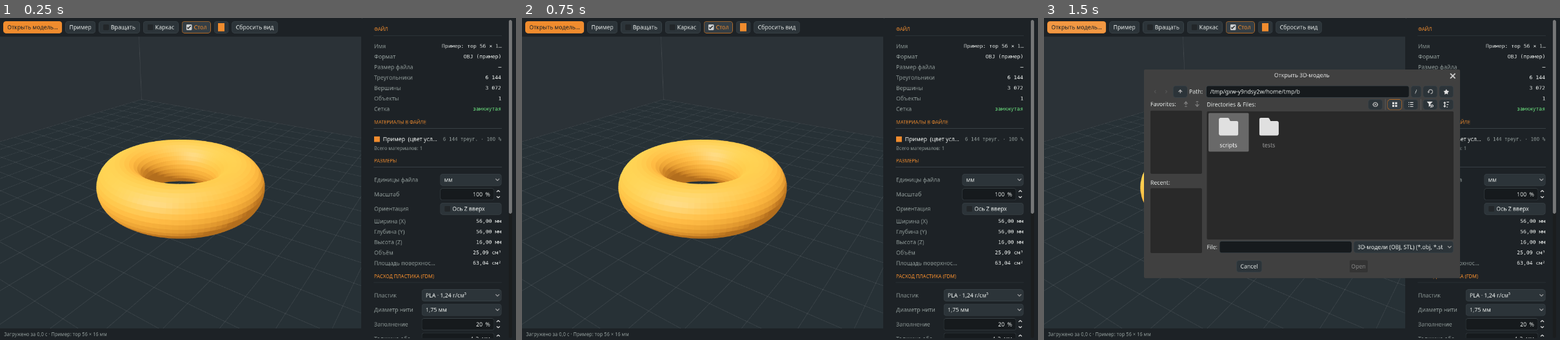
Above: before the commit, frames 1-3 (left to right).
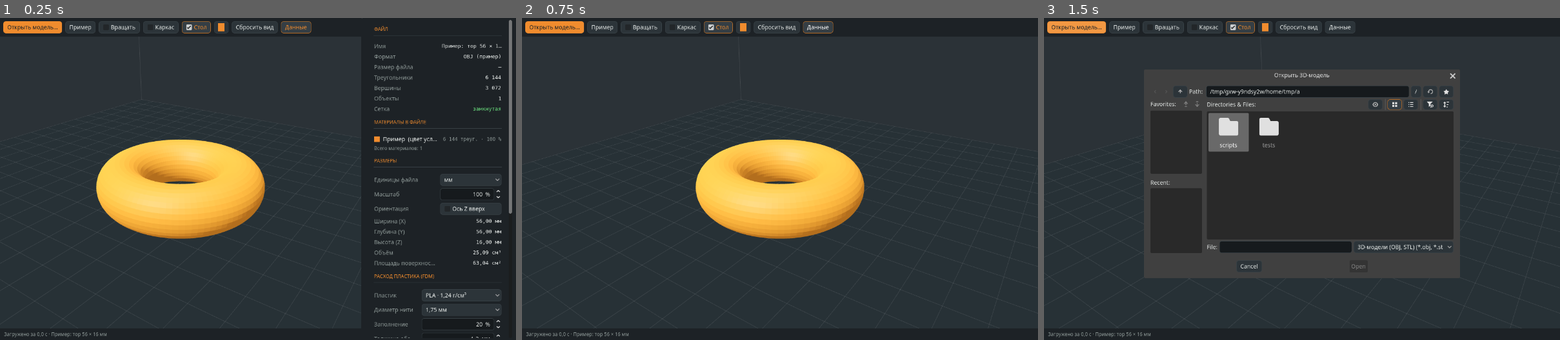
Above: after the commit, the same moments.

Repository: YuriyMakogonov/Model_Viewer
Game: Godot game, scene res://main.tscn
Same seed, same stepped clock (60 frames per second), same inputs: the game is played once before the commit and once after it.
Inputs (mouse positions are in pixels of both pictures, inside the frame that each line leads up to):
- Up to frame 1 (0.25 s): no input
- Up to frame 2 (0.75 s): click (816, 27) at 0.5 s, where only the run after the commit has a clickable "Данные"
- Up to frame 3 (1.5 s): click "Открыть модель…" at 1.25 s

The runs differ from the first frame. In frame 1, 0.2% of the frame differs, in the area x 54-61%, y 1-5%; in frame 2, 15%, in the area x 0-100%, y 0-100%; in frame 3, 2.5%.

Commit message:
Выезжающая панель данных на узком экране
- Телефон: 3D на весь экран, панель выезжает справа по кнопке «Данные»,
  закрывается кнопкой «Закрыть» или тапом по затемнению.
- Ноутбук: панель справа, кнопка «Данные» скрывает её.
- Камера учитывает вертикальный экран при кадрировании модели.
- Выбор файла без фильтра расширений и на iOS.
- Параметры запуска для проверки: --window WxH, --open-panel.

Diff:
--- a/scripts/main.gd
+++ b/scripts/main.gd
@@ -66,6 +66,13 @@
 var b_open: Button
 var b_reset: Button
 var compact := false
+var b_panel: Button
+var drawer_header: HBoxContainer
+var drawer_layer: Control
+var drawer_backdrop: ColorRect
+var panel_open := true       # на ноутбуке — панель показана; на телефоне — шторка выдвинута
+var _layout_done := false
+var _drawer_tween: Tween
 var panel_margin: MarginContainer
 const COMPACT_WIDTH := 760.0
 
@@ -89,6 +96,17 @@
 		load_path(to_open)
 	else:
 		_start_load(func(): return MeshLoader.make_sample_torus(), {"name": "Пример: тор 56 × 16 мм", "size": 0})
+
+	# Параметры для проверки: --window 390x844 (размер окна в точках), --open-panel.
+	var wi := args.find("--window")
+	if wi >= 0 and wi + 1 < args.size():
+		var wh := args[wi + 1].split("x")
+		var k := get_window().content_scale_factor
+		get_window().size = Vector2i(int(wh[0].to_float() * k), int(wh[1].to_float() * k))
+	if "--open-panel" in args:
+		await get_tree().process_frame
+		await get_tree().process_frame
+		b_panel.button_pressed = true
 
 	var shot := args.find("--screenshot")
 	if shot >= 0 and shot + 1 < args.size():
@@ -233,6 +251,14 @@
 	b_reset.text = "Сбросить вид"
 	b_reset.pressed.connect(func(): camera.reset_view())
 	bar.add_child(b_reset)
+
+	b_panel = Button.new()
+	b_panel.text = "Данные"
+	b_panel.toggle_mode = true
+	b_panel.button_pressed = true
+	b_panel.tooltip_text = "Показать или скрыть панель с размерами и расчётом"
+	b_panel.toggled.connect(_on_panel_toggled)
+	bar.add_child(b_panel)
 
 	var view_wrap := SubViewportContainer.new()
 	view_wrap.stretch = true
@@ -293,6 +319,19 @@
 	var col := VBoxContainer.new()
 	col.add_theme_constant_override("separation", 14)
 	pm.add_child(col)
+
+	# Шапка выезжающей панели (только на узком экране): шторка закрывает панель инструментов.
+	drawer_header = HBoxContainer.new()
+	col.add_child(drawer_header)
+	var dh_title := Label.new()
+	dh_title.text = "Данные модели"
+	dh_title.add_theme_font_size_override("font_size", 16)
+	dh_title.size_flags_horizontal = Control.SIZE_EXPAND_FILL
+	drawer_header.add_child(dh_title)
+	var dh_close := Button.new()
+	dh_close.text = "Закрыть"
+	dh_close.pressed.connect(func(): b_panel.button_pressed = false)
+	drawer_header.add_child(dh_close)
 
 	# Файл
 	var g := _section(col, "Файл")
@@ -396,6 +435,19 @@
 	file_dialog.file_selected.connect(load_path)
 	add_child(file_dialog)
 
+	# Слой для выезжающей панели на узком экране: затемнение + панель справа.
+	drawer_layer = Control.new()
+	drawer_layer.set_anchors_and_offsets_preset(Control.PRESET_FULL_RECT)
+	drawer_layer.mouse_filter = Control.MOUSE_FILTER_IGNORE
+	drawer_layer.visible = false
+	add_child(drawer_layer)
+	drawer_backdrop = ColorRect.new()
+	drawer_backdrop.color = Color(0, 0, 0, 0.45)
+	drawer_backdrop.set_anchors_and_offsets_preset(Control.PRESET_FULL_RECT)
+	drawer_backdrop.mouse_filter = Control.MOUSE_FILTER_STOP
+	drawer_backdrop.gui_input.connect(_on_backdrop_input)
+	drawer_layer.add_child(drawer_backdrop)
+
 
 func _header(parent: Control, text: String) -> void:
 	var box := VBoxContainer.new()
@@ -449,7 +501,7 @@
 	k.text_overrun_behavior = TextServer.OVERRUN_TRIM_ELLIPSIS
 	k.tooltip_text = title
 	g.add_child(k)
-	control.custom_minimum_size.x = maxf(control.custom_minimum_size.x, 140)
+	control.custom_minimum_size.x = maxf(control.custom_minimum_size.x, 120)
 	if control is OptionButton:
 		(control as OptionButton).clip_text = true
 	control.size_flags_horizontal = Control.SIZE_EXPAND_FILL
@@ -486,22 +538,79 @@
 	return s
 
 
-## Широкое окно: 3D слева, панель справа. Узкое (телефон, окно браузера): 3D сверху, панель снизу.
+## Широкое окно: панель данных стоит справа от 3D, кнопка «Данные» её скрывает.
+## Узкое окно (телефон): 3D на весь экран, панель выезжает справа поверх модели.
 func _update_layout() -> void:
 	var c := size.x < COMPACT_WIDTH
-	if c == compact and root_box.vertical == c:
+	if c == compact and _layout_done:
+		if compact:
+			_apply_panel(false)  # поворот экрана: пересчитать ширину шторки
 		return
+	_layout_done = true
 	compact = c
-	root_box.vertical = c
-	panel_sep.visible = not c
-	panel_node.custom_minimum_size.x = 0.0 if c else 380.0
-	panel_node.size_flags_horizontal = Control.SIZE_FILL
+	panel_node.get_parent().remove_child(panel_node)
+	if c:
+		drawer_layer.add_child(panel_node)
+		panel_open = false
+	else:
+		root_box.add_child(panel_node)
+		panel_open = true
+	b_panel.set_pressed_no_signal(panel_open)
+	drawer_header.visible = c
 	for side in ["left", "right"]:
-		panel_margin.add_theme_constant_override("margin_" + side, 12 if c else 18)
+		panel_margin.add_theme_constant_override("margin_" + side, 14 if c else 18)
 	b_open.text = "Открыть…" if c else "Открыть модель…"
 	b_reset.text = "Вид" if c else "Сбросить вид"
 	if model.is_empty() or status.text.begins_with("Левая") or status.text.begins_with("Один"):
 		status.text = _controls_help()
+	_apply_panel(false)
+
+
+func _on_panel_toggled(on: bool) -> void:
+	panel_open = on
+	_apply_panel(true)
+
+
+func _on_backdrop_input(event: InputEvent) -> void:
+	var tap: bool = (event is InputEventMouseButton and event.pressed) or (event is InputEventScreenTouch and event.pressed)
+	if tap and panel_open:
+		b_panel.button_pressed = false  # вызовет _on_panel_toggled
+		accept_event()
+
+
+func _apply_panel(animate: bool) -> void:
+	if _drawer_tween:
+		_drawer_tween.kill()
+	if not compact:
+		drawer_layer.visible = false
+		panel_node.custom_minimum_size = Vector2(380, 0)
+		panel_node.visible = panel_open
+		panel_sep.visible = panel_open
+		return
+
+	panel_sep.visible = false
+	var w := minf(size.x * 0.9, 400.0)
+	panel_node.custom_minimum_size = Vector2.ZERO
+	panel_node.size = Vector2(w, size.y)
+	var x_open := size.x - w
+	var x_closed := size.x
+	if panel_open:
+		drawer_layer.visible = true
+		panel_node.visible = true
+	if not animate:
+		panel_node.position = Vector2(x_open if panel_open else x_closed, 0)
+		drawer_backdrop.modulate.a = 1.0 if panel_open else 0.0
+		drawer_layer.visible = panel_open
+		return
+	_drawer_tween = create_tween().set_parallel(true).set_trans(Tween.TRANS_CUBIC).set_ease(Tween.EASE_OUT)
+	_drawer_tween.tween_property(panel_node, "position", Vector2(x_open if panel_open else x_closed, 0), 0.25)
+	_drawer_tween.tween_property(drawer_backdrop, "modulate:a", 1.0 if panel_open else 0.0, 0.25)
+	if not panel_open:
+		_drawer_tween.chain().tween_callback(_on_drawer_closed)
+
+
+func _on_drawer_closed() -> void:
+	drawer_layer.visible = false
 
 
 func _controls_help() -> String:
@@ -620,9 +729,11 @@
 		(function () {
 			var input = document.createElement('input');
 			input.type = 'file';
-			// На Android фильтр по расширению часто скрывает OBJ/STL (у них нет MIME-типа),
+			// На Android и iOS фильтр по расширению часто скрывает OBJ/STL (у них нет MIME-типа),
 			// поэтому там показываем все файлы, а формат проверяем после выбора.
-			if (!/Android/i.test(navigator.userAgent)) input.accept = '.obj,.stl,.OBJ,.STL';
+			var ua = navigator.userAgent;
+			var mobile = /Android|iPhone|iPad|iPod/i.test(ua) || (navigator.maxTouchPoints > 1 && /Macintosh/.test(ua));
+			if (!mobile) input.accept = '.obj,.stl,.OBJ,.STL';
 			input.onchange = function () {
 				var f = input.files && input.files[0];
 				if (!f) return;
--- a/scripts/orbit_camera.gd
+++ b/scripts/orbit_camera.gd
@@ -40,7 +40,13 @@
 func fit(center: Vector3, radius: float) -> void:
 	radius = maxf(radius, 0.001)
 	target = center
-	distance = radius / sin(deg_to_rad(fov) * 0.5) * 1.15
+	# fov — вертикальный угол; на вертикальном экране (телефон) узким оказывается горизонтальный.
+	var vp := get_viewport().get_visible_rect().size
+	var aspect := vp.x / maxf(vp.y, 1.0)
+	var half := deg_to_rad(fov) * 0.5
+	if aspect < 1.0:
+		half = atan(tan(half) * aspect)
+	distance = radius / sin(half) * 1.15
 	yaw = deg_to_rad(35.0)
 	pitch = deg_to_rad(25.0)
 	near = maxf(distance * 0.002, 0.001)
